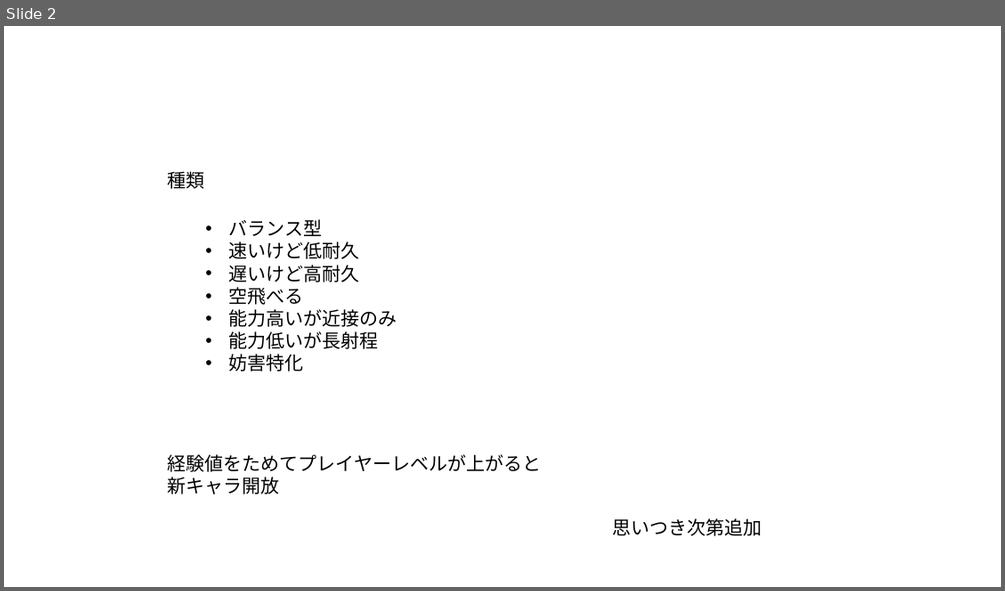
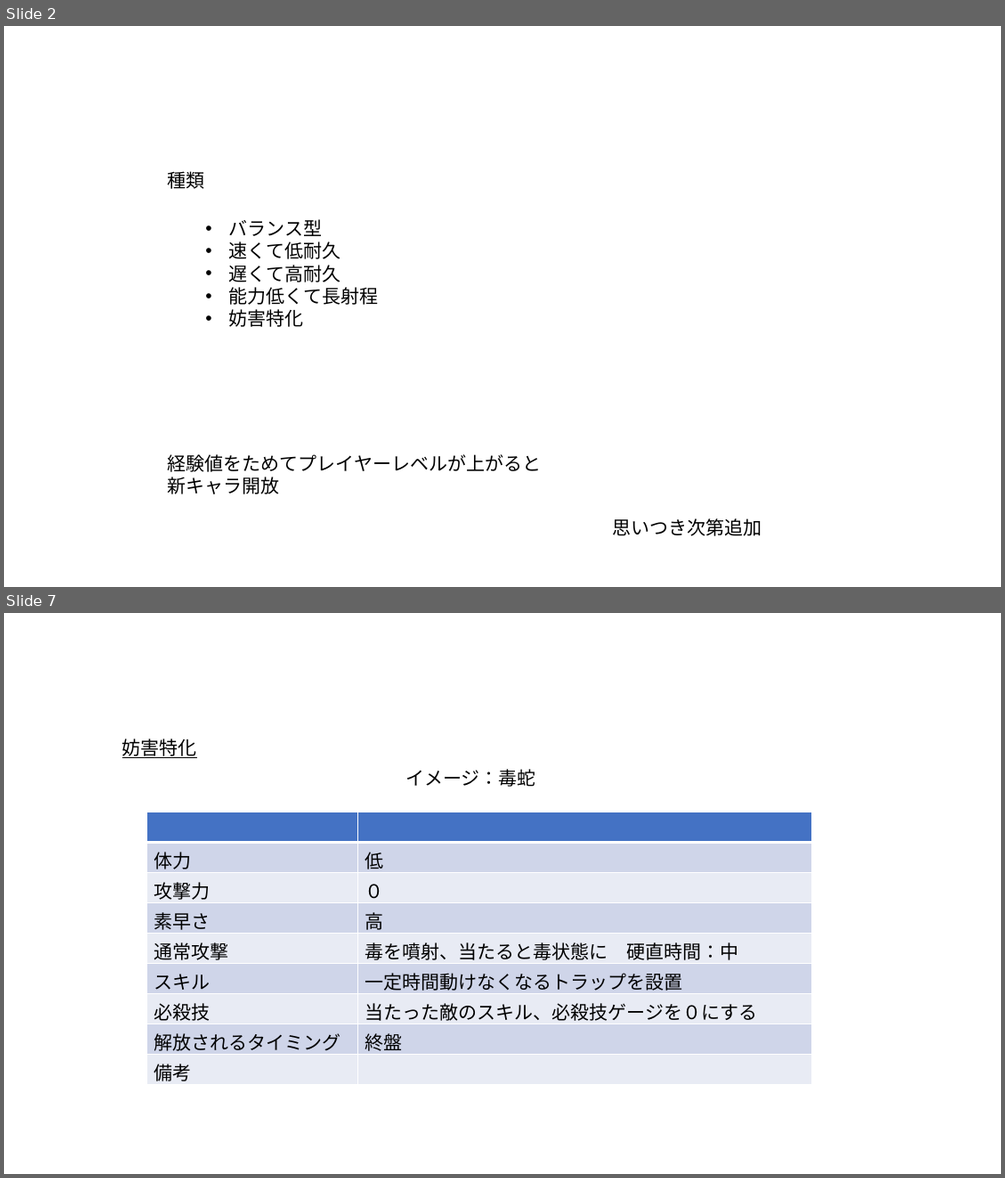
Before and after one commit to soushi1116/Employment, a slide deck: 仕様書/キャラクター.pptx. Shown one above the other, each under a label of ours: slide 2 before the commit, slides 2 and 7 after it; the slides between them are not shown. The pictures are 1005x591 and 1005x1178 pixels, drawn with LibreOffice and Linux fonts; fonts in the diff are those of the drawing. Boxes give left, top, right and bottom in pixels: in the first picture for what was removed or moved away, otherwise in the second. Text is boxed around its words. In the diff, an @@ line names an element or a change of style, - is before the commit and + after.

```diff
--- a/仕様書/キャラクター.pptx
+++ b/仕様書/キャラクター.pptx
@@ slide 7 added at <box>4,613,1001,1174</box>, background #FFFFFF @@
@@ text added at <box>122,738,197,758</box>, 18 pt, text #000000, underline @@
+妨害特化
@@ text added at <box>405,769,536,787</box>, 18 pt, text #000000 @@
+イメージ：毒蛇
@@ table added at <box>146,811,811,1085</box>, 9 rows, 2 columns @@
+ | 
+体力 | 低
+攻撃力 | ０
+素早さ | 高
+通常攻撃 | 毒を噴射、当たると毒状態に 硬直時間：中
+スキル | 一定時間動けなくなるトラップを設置
+必殺技 | 当たった敵のスキル、必殺技ゲージを０にする
+解放されるタイミング | 終盤
+備考 | 
@@ slide 2 changed as well @@
@@ text at <box>229,241,378,305</box>: text changed @@
-• 速いけど低耐久
-• 遅いけど高耐久
-• 空飛べる
-• 能力高いが近接のみ
-• 能力低いが長射程
+• 速くて低耐久
+• 遅くて高耐久
+• 能力低くて長射程
```
Also in this commit, not shown: 1 other slide changed, 6 other slides added, 2 other files.
